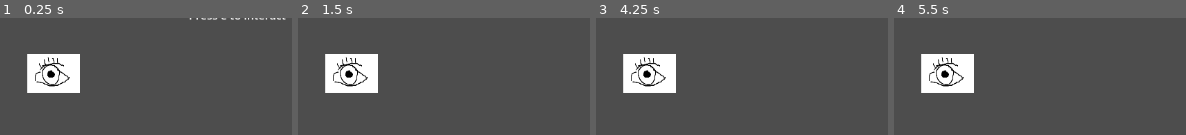
Above: before the commit, frames 1-4 (left to right).
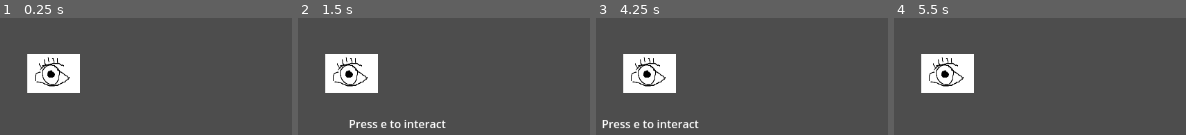
Above: after the commit, the same moments.

Repository: Vincentvibe3/McGameJam-2025
Game: Godot game, scene res://Scenes/InteractionTest.tscn
The game is run twice, just before and just after one commit, with the same random seed, the same clock (stepped at 60 frames per second) and the same inputs. This scene is started directly instead of the project's main scene.
Inputs:
- Up to frame 1 (0.25 s): no input
- Up to frame 2 (1.5 s): tap E (interact, bound only after the commit) at 0.5, 0.6, 1.25 s; hold Right (move_right) from 0.53 s (still down); tap Space (jump) at 0.77 s; tap Shift (sprint) at 1.35 s
- Up to frame 3 (4.25 s): tap Space (jump) at 1.52, 3.02, 3.77 s; tap E (interact, bound only after the commit) at 1.55, 2, 2.1, 2.75, 2.85, 3.5, 3.8 s; release Right (move_right) at 2.03 s; hold A (move_left) 2.03-2.78 s; hold Right (move_right) from 2.78 s (still down); hold Shift (sprint) from 3.53 s (still down)
- Up to frame 4 (5.5 s): tap E (interact, bound only after the commit) at 4.25, 4.35, 5.1 s; release Right (move_right) at 4.28 s; release Shift (sprint) at 4.28 s; hold A (move_left) 4.28-5.03 s; tap Space (jump) at 4.52 s; hold Right (move_right) from 5.03 s (still down)

The runs differ from the first frame. In frame 1, 0.3% of the frame differs, in the area x 64-98%, y 0-2%; in frame 2, 1.1%; in frame 3, 1.1%, in the area x 2-36%, y 87-95%; in frame 4, nothing differs.

Commit message:
feat: add interactable area

Diff:
--- a/Scenes/InteractionTest.tscn
+++ b/Scenes/InteractionTest.tscn
@@ -1,22 +1,31 @@
-[gd_scene load_steps=4 format=3 uid="uid://0av33qm6emgk"]
+[gd_scene load_steps=6 format=3 uid="uid://0av33qm6emgk"]
 
-[ext_resource type="PackedScene" uid="uid://bosolwaqsd64g" path="res://Scenes/interactable.tscn" id="1_ys7vy"]
+[ext_resource type="PackedScene" uid="uid://bosolwaqsd64g" path="res://Scenes/Interactable.tscn" id="1_ys7vy"]
 [ext_resource type="PackedScene" uid="uid://7t4we2jtyqiq" path="res://Scenes/main_character.tscn" id="2_0e23b"]
+[ext_resource type="Script" path="res://Scripts/killInteraction.gd" id="2_ja10t"]
 
-[sub_resource type="RectangleShape2D" id="RectangleShape2D_tg0uk"]
-size = Vector2(171, 313)
+[sub_resource type="WorldBoundaryShape2D" id="WorldBoundaryShape2D_jlv08"]
+
+[sub_resource type="RectangleShape2D" id="RectangleShape2D_svh70"]
+size = Vector2(88, 201)
 
 [node name="InteractionTest" type="Node2D"]
-
-[node name="Interactable" parent="." instance=ExtResource("1_ys7vy")]
-position = Vector2(330, -344)
-
-[node name="CollisionShape2D" type="CollisionShape2D" parent="Interactable"]
-position = Vector2(42, 185.5)
-shape = SubResource("RectangleShape2D_tg0uk")
 
 [node name="MainCharacter" parent="." instance=ExtResource("2_0e23b")]
 position = Vector2(1, -313)
 
 [node name="Camera2D" type="Camera2D" parent="MainCharacter"]
 position = Vector2(196, 280)
+
+[node name="StaticBody2D" type="StaticBody2D" parent="."]
+
+[node name="CollisionShape2D" type="CollisionShape2D" parent="StaticBody2D"]
+shape = SubResource("WorldBoundaryShape2D_jlv08")
+
+[node name="Interactable" parent="." instance=ExtResource("1_ys7vy")]
+position = Vector2(466, -212)
+script = ExtResource("2_ja10t")
+
+[node name="CollisionShape2D" type="CollisionShape2D" parent="Interactable"]
+position = Vector2(0, 125)
+shape = SubResource("RectangleShape2D_svh70")
--- a/Scenes/corridor.tscn
+++ b/Scenes/corridor.tscn
@@ -1,10 +1,9 @@
-[gd_scene load_steps=6 format=3 uid="uid://brafu80c2vuoa"]
+[gd_scene load_steps=7 format=3 uid="uid://brafu80c2vuoa"]
 
 [ext_resource type="PackedScene" uid="uid://7t4we2jtyqiq" path="res://Scenes/main_character.tscn" id="1_war38"]
+[ext_resource type="PackedScene" uid="uid://cehd56sc07rd6" path="res://Scenes/moveable_box.tscn" id="2_g4s0v"]
 [ext_resource type="PackedScene" uid="uid://dk8g2frejwe5e" path="res://Scenes/enemy.tscn" id="2_gmkme"]
 [ext_resource type="Script" path="res://Scripts/Killzone.gd" id="3_sytxj"]
-[ext_resource type="PackedScene" uid="uid://cehd56sc07rd6" path="res://Scenes/moveable_box.tscn" id="2_g4s0v"]
-[ext_resource type="PackedScene" path="res://Scenes/enemy.tscn" id="2_gmkme"]
 
 [sub_resource type="WorldBoundaryShape2D" id="WorldBoundaryShape2D_rypva"]
 
@@ -39,6 +38,7 @@
 position = Vector2(2322, -364)
 shape = SubResource("RectangleShape2D_vye68")
 
-[connection signal="body_entered" from="Area2D" to="Area2D" method="_on_body_entered"]
 [node name="Moveable_box" parent="." instance=ExtResource("2_g4s0v")]
 position = Vector2(300, -89)
+
+[connection signal="body_entered" from="Area2D" to="Area2D" method="_on_body_entered"]
--- a/Scenes/interactable.tscn
+++ b/Scenes/interactable.tscn
@@ -1,6 +1,9 @@
-[gd_scene format=3 uid="uid://bosolwaqsd64g"]
+[gd_scene load_steps=2 format=3 uid="uid://bosolwaqsd64g"]
+
+[ext_resource type="Script" path="res://Scripts/Interactable.gd" id="1_p00cq"]
 
 [node name="Interactable" type="Area2D"]
+script = ExtResource("1_p00cq")
 
 [node name="Control" type="Control" parent="."]
 layout_mode = 3
@@ -13,7 +16,16 @@
 grow_horizontal = 2
 
 [node name="Label" type="Label" parent="Control"]
-layout_mode = 0
-offset_right = 40.0
+visible = false
+layout_mode = 1
+anchors_preset = 5
+anchor_left = 0.5
+anchor_right = 0.5
+offset_left = -70.0
+offset_right = 70.0
 offset_bottom = 23.0
+grow_horizontal = 2
 text = "Press e to interact"
+
+[connection signal="body_entered" from="." to="." method="_on_body_entered"]
+[connection signal="body_exited" from="." to="." method="_on_body_exited"]
--- a/Scripts/Interactable.gd
+++ b/Scripts/Interactable.gd
@@ -1,19 +1,18 @@
 extends Area2D
 
+class_name Interactable
 
-# Called when the node enters the scene tree for the first time.
-func _ready() -> void:
-	pass # Replace with function body.
+@onready var label:Label = $Control/Label
 
-
-# Called every frame. 'delta' is the elapsed time since the previous frame.
-func _process(delta: float) -> void:
+func _on_interact():
 	pass
 
-
 func _on_body_entered(body:Node2D) -> void:
-	pass # Replace with function body.
-
+	if body is Player:
+		body.interact.connect(_on_interact)
+		label.visible = true
 
 func _on_body_exited(body:Node2D) -> void:
-	pass # Replace with function body.
+	if body is Player:
+		body.interact.disconnect(_on_interact)
+		label.visible = false
--- /dev/null
+++ b/Scripts/Player.gd
@@ -0,0 +1,9 @@
+extends CharacterBody2D
+
+class_name Player
+
+signal interact()
+
+func _process(_delta: float) -> void:
+	if Input.is_action_just_pressed("interact"):
+		interact.emit()
--- /dev/null
+++ b/Scripts/killInteraction.gd
@@ -0,0 +1,5 @@
+extends Interactable
+
+
+func _on_interact():
+	get_tree().reload_current_scene()
--- a/Scripts/main_character.gd
+++ b/Scripts/main_character.gd
@@ -1,4 +1,4 @@
-extends CharacterBody2D
+extends Player
 
 class_name MainCharacterController
 
--- a/Scripts/top_down_movement.gd
+++ b/Scripts/top_down_movement.gd
@@ -1,5 +1,5 @@
 
-extends CharacterBody2D
+extends Player
 
 class_name TopDownPlayerController
 
--- a/project.godot
+++ b/project.godot
@@ -58,3 +58,8 @@
 , Object(InputEventKey,"resource_local_to_scene":false,"resource_name":"","device":-1,"window_id":0,"alt_pressed":false …(186 unchanged characters)…
 ]
 }
+interact={
+"deadzone": 0.5,
+"events": [Object(InputEventKey,"resource_local_to_scene":false,"resource_name":"","device":-1,"window_id":0,"alt_pressed":false,"shift_pressed":false,"ctrl_pressed":false,"meta_pressed":false,"pressed":false,"keycode":0,"physical_keycode":69,"key_label":0,"unicode":101,"location":0,"echo":false,"script":null)
+]
+}
